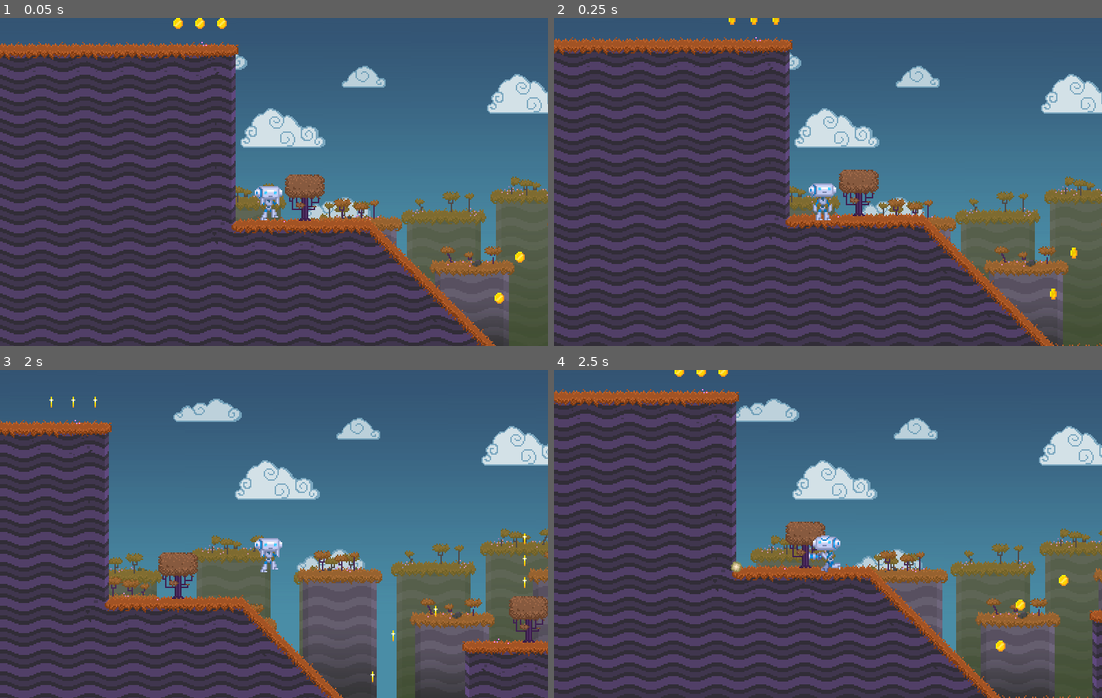
Above: before the commit, frames 1-4 (two rows, left to right).
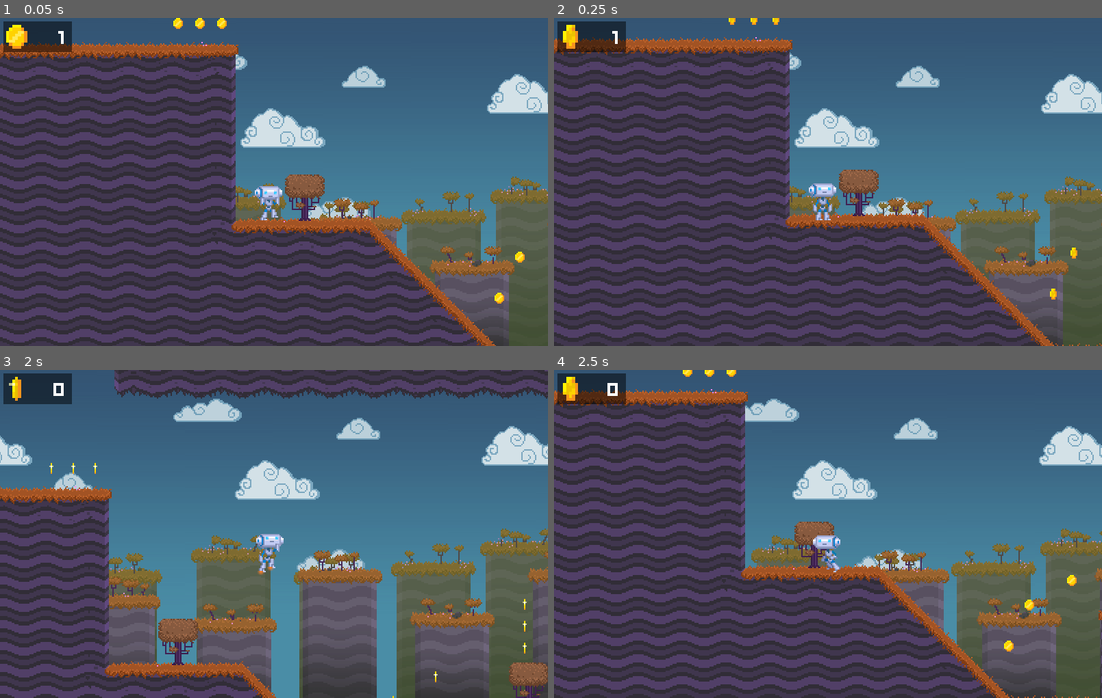
Above: after the commit, the same moments.

Repository: sakurasoooo/2DPlatformerDemo
Game: Godot game, scene res://src/Main/Game.tscn
Same seed, same stepped clock (60 frames per second), same inputs: the game is played once before the commit and once after it.
Inputs:
- Up to frame 1 (0.05 s): no input
- Up to frame 2 (0.25 s): no input
- Up to frame 3 (2 s): hold Tab (splitscreen) 0.53-1.28 s; hold Right (move_right) from 0.53 s (still down); tap Space (shoot) at 0.6 s; tap Up (jump) at 0.77, 1.07, 1.52, 1.55, 1.82 s; tap Tab (splitscreen) at 1.35 s
- Up to frame 4 (2.5 s): release Right (move_right) at 2.03 s; hold Left (move_left) from 2.03 s (still down); tap Up (jump) at 2.1 s; tap Space (shoot) at 2.3 s

The runs differ from the first frame. In frame 1, 1.2% of the frame differs, in the area x 0-14%, y 1-11%; in frame 2, 1.2%; in frame 3, 24%, in the area x 0-100%, y 0-100%; in frame 4, 16%.
Error before the commit: Attempt to call function 'connect' in base 'null instance' on a null instance. (res://src/UserInterface/CoinsCounter.gd:20)
Error after the commit: Attempt to call function 'connect' in base 'null instance' on a null instance. (res://src/UserInterface/CoinsCounter.gd:18)

Commit message:
made modification

Diff:
--- /dev/null
+++ b/Zero/Global.gd
@@ -0,0 +1,4 @@
+extends Node
+
+
+var coins_collected : int = 1
--- a/project.godot
+++ b/project.godot
@@ -61,6 +61,10 @@
 run/main_scene="res://src/Main/Game.tscn"
 config/icon="res://icon.png"
 target_fps="60"
+
+[autoload]
+
+Global="*res://Zero/Global.gd"
 
 [debug]
 
--- a/src/Actors/Enemy.gd
+++ b/src/Actors/Enemy.gd
@@ -1,6 +1,5 @@
 class_name Enemy
 extends Actor
-
 
 enum State {
 	WALKING,
@@ -15,10 +14,16 @@
 onready var sprite = $Sprite
 onready var animation_player = $AnimationPlayer
 
+onready var player_detector_left = $PlayerDetectorLeft
+onready var player_detector_right = $PlayerDetectorRight
+onready var player_detector_top = $PlayerDetectorTop
+
+
 # This function is called when the scene enters the scene tree.
 # We can initialize variables here.
 func _ready():
 	_velocity.x = speed.x
+
 
 # Physics process is a built-in loop in Godot.
 # If you define _physics_process on a node, Godot will call it every frame.
@@ -28,6 +33,7 @@
 # 2. Moves the character.
 # 3. Updates the sprite direction.
 # 4. Updates the animation.
+
 
 # Splitting the physics process logic into functions not only makes it
 # easier to read, it help to change or improve the code later on:
@@ -58,6 +64,17 @@
 	if animation != animation_player.current_animation:
 		animation_player.play(animation)
 
+	if player_detector_top.is_colliding() and _state == State.WALKING:
+		player_detector_top.get_collider().emit_signal("jump_attack")
+		destroy()
+		return
+
+	if player_detector_left.is_colliding() and _state == State.WALKING:
+		player_detector_left.get_collider().emit_signal("got_hurt")
+
+	if player_detector_right.is_colliding() and _state == State.WALKING:
+		player_detector_right.get_collider().emit_signal("got_hurt")
+
 
 func destroy():
 	_state = State.DEAD
--- a/src/Actors/Enemy.tscn
+++ b/src/Actors/Enemy.tscn
@@ -60,74 +60,62 @@
 "values": [ false, true ]
 }
 tracks/4/type = "value"
-tracks/4/path = NodePath("Explosion:process_material:scale")
+tracks/4/path = NodePath("Hit:playing")
 tracks/4/interp = 1
 tracks/4/loop_wrap = true
 tracks/4/imported = false
 tracks/4/enabled = true
 tracks/4/keys = {
-"times": PoolRealArray( 0.6, 1 ),
-"transitions": PoolRealArray( 1, 1 ),
-"update": 0,
-"values": [ 1.0, 4.0 ]
+"times": PoolRealArray( 0.00999999 ),
+"transitions": PoolRealArray( 1 ),
+"update": 1,
+"values": [ true ]
 }
 tracks/5/type = "value"
-tracks/5/path = NodePath("Hit:playing")
+tracks/5/path = NodePath("Explode:playing")
 tracks/5/interp = 1
 tracks/5/loop_wrap = true
 tracks/5/imported = false
 tracks/5/enabled = true
 tracks/5/keys = {
-"times": PoolRealArray( 0.00999999 ),
+"times": PoolRealArray( 0.8 ),
 "transitions": PoolRealArray( 1 ),
 "update": 1,
 "values": [ true ]
 }
-tracks/6/type = "value"
-tracks/6/path = NodePath("Explode:playing")
+tracks/6/type = "method"
+tracks/6/path = NodePath(".")
 tracks/6/interp = 1
 tracks/6/loop_wrap = true
 tracks/6/imported = false
 tracks/6/enabled = true
 tracks/6/keys = {
-"times": PoolRealArray( 0.8 ),
-"transitions": PoolRealArray( 1 ),
-"update": 1,
-"values": [ true ]
-}
-tracks/7/type = "method"
-tracks/7/path = NodePath(".")
+"times": PoolRealArray( 1.5 ),
+"transitions": PoolRealArray( 1 ),
+"values": [ {
+"args": [  ],
+"method": "queue_free"
+} ]
+}
+tracks/7/type = "value"
+tracks/7/path = NodePath(".:collision_layer")
 tracks/7/interp = 1
 tracks/7/loop_wrap = true
 tracks/7/imported = false
 tracks/7/enabled = true
 tracks/7/keys = {
-"times": PoolRealArray( 1.5 ),
-"transitions": PoolRealArray( 1 ),
-"values": [ {
-"args": [  ],
-"method": "queue_free"
-} ]
+"times": PoolRealArray( 0 ),
+"transitions": PoolRealArray( 1 ),
+"update": 1,
+"values": [ 0 ]
 }
 tracks/8/type = "value"
-tracks/8/path = NodePath(".:collision_layer")
+tracks/8/path = NodePath("Sprite:position")
 tracks/8/interp = 1
 tracks/8/loop_wrap = true
 tracks/8/imported = false
 tracks/8/enabled = true
 tracks/8/keys = {
-"times": PoolRealArray( 0 ),
-"transitions": PoolRealArray( 1 ),
-"update": 1,
-"values": [ 0 ]
-}
-tracks/9/type = "value"
-tracks/9/path = NodePath("Sprite:position")
-tracks/9/interp = 1
-tracks/9/loop_wrap = true
-tracks/9/imported = false
-tracks/9/enabled = true
-tracks/9/keys = {
 "times": PoolRealArray( 0, 0.2, 0.4 ),
 "transitions": PoolRealArray( 2.2974, 0.183011, 1 ),
 "update": 0,
@@ -180,7 +168,7 @@
 colors = PoolColorArray( 1, 1, 1, 1, 0, 0, 0, 1 )
 
 [node name="Enemy" type="KinematicBody2D"]
-collision_layer = 2
+collision_layer = 0
 collision_mask = 24
 script = ExtResource( 5 )
 speed = Vector2( 75, 250 )
@@ -247,3 +235,18 @@
 
 [node name="Explode" type="AudioStreamPlayer2D" parent="."]
 stream = ExtResource( 2 )
+
+[node name="PlayerDetectorRight" type="RayCast2D" parent="."]
+position = Vector2( 13.89, -3 )
+enabled = true
+cast_to = Vector2( 1, 0 )
+
+[node name="PlayerDetectorLeft" type="RayCast2D" parent="."]
+position = Vector2( -13.856, -4 )
+enabled = true
+cast_to = Vector2( -1, 0 )
+
+[node name="PlayerDetectorTop" type="RayCast2D" parent="."]
+position = Vector2( 0, -6 )
+enabled = true
+cast_to = Vector2( 0, -7 )
--- a/src/Actors/Player.gd
+++ b/src/Actors/Player.gd
@@ -4,6 +4,12 @@
 
 # warning-ignore:unused_signal
 signal collect_coin()
+#Zero
+signal player_shoot()
+# warning-ignore:unused_signal
+signal got_hurt()
+
+signal jump_attack()
 
 const FLOOR_DETECT_DISTANCE = 20.0
 
@@ -16,6 +22,15 @@
 onready var sound_jump = $Jump
 onready var gun = sprite.get_node(@"Gun")
 
+onready var sprites = $Sprite #Zero
+
+onready var doubleJump = true #Zero
+
+onready var bufferTime = false #Zero
+
+onready var bufferTimeTrigger = false #Zero
+
+onready var jumpAttack = false #Zero
 
 func _ready():
 	# Static types are necessary here to avoid warnings.
@@ -51,17 +66,17 @@
 # - If you split the character into a state machine or more advanced pattern,
 #   you can easily move individual functions.
 func _physics_process(_delta):
-	# Play jump sound
-	if Input.is_action_just_pressed("jump" + action_suffix) and is_on_floor():
+	# Play jump sound #Zero
+	if Input.is_action_just_pressed("jump" + action_suffix) and is_on_floor() or  doubleJump and Input.is_action_just_pressed("jump" + action_suffix):
 		sound_jump.play()
 
 	var direction = get_direction()
 
-	var is_jump_interrupted = Input.is_action_just_released("jump" + action_suffix) and _velocity.y < 0.0
+	var is_jump_interrupted = Input.is_action_just_released("jump" + action_suffix) and _velocity.y < 0.0 #is jumping
 	_velocity = calculate_move_velocity(_velocity, direction, speed, is_jump_interrupted)
 
 	var snap_vector = Vector2.ZERO
-	if direction.y == 0.0:
+	if direction.y == 0.0 and !bufferTime:
 		snap_vector = Vector2.DOWN * FLOOR_DETECT_DISTANCE
 	var is_on_platform = platform_detector.is_colliding()
 	_velocity = move_and_slide_with_snap(
@@ -70,7 +85,7 @@
 
 	# When the character’s direction changes, we want to to scale the Sprite accordingly to flip it.
 	# This will make Robi face left or right depending on the direction you move.
-	if direction.x != 0:
+	if direction.x != 0 and !bufferTime:
 		if direction.x > 0:
 			sprite.scale.x = 1
 		else:
@@ -81,8 +96,13 @@
 	# There are many situations like these where you can reuse existing properties instead of
 	# creating new variables.
 	var is_shooting = false
-	if Input.is_action_just_pressed("shoot" + action_suffix):
+	if Input.is_action_just_pressed("shoot" + action_suffix) && Global.coins_collected > 0: #Zero
 		is_shooting = gun.shoot(sprite.scale.x)
+
+		#Zero
+	if is_shooting:
+		Global.coins_collected -= 1
+		emit_signal("player_shoot")
 
 	var animation = get_new_animation(is_shooting)
 	if animation != animation_player.current_animation and shoot_timer.is_stopped():
@@ -90,12 +110,40 @@
 			shoot_timer.start()
 		animation_player.play(animation)
 
+			#Zero Reset DoubleJump
+	if is_on_floor():
+		doubleJump = true
+
 
 func get_direction():
-	return Vector2(
-		Input.get_action_strength("move_right" + action_suffix) - Input.get_action_strength("move_left" + action_suffix),
-		-1 if is_on_floor() and Input.is_action_just_pressed("jump" + action_suffix) else 0
-	)
+	if !bufferTime :
+		if !jumpAttack:
+			var y = 0
+
+			if is_on_floor() and Input.is_action_just_pressed("jump" + action_suffix):
+				y =  -1
+			elif doubleJump and Input.is_action_just_pressed("jump" + action_suffix):
+				doubleJump = false
+				y =  -0.9
+			else :
+				y = 0
+
+			return Vector2(
+				Input.get_action_strength("move_right" + action_suffix) - Input.get_action_strength("move_left" + action_suffix),
+
+				y # Zero Double Jump
+
+			)
+		else:
+			jumpAttack = false
+			sound_jump.play()
+			return Vector2(sprite.scale.x ,-1)
+	else:
+		if bufferTimeTrigger : # jump once
+			bufferTimeTrigger = false
+			return Vector2(-sprite.scale.x ,-0.7)
+		else:
+			return Vector2(-sprite.scale.x ,0)
 
 
 # This function calculates a new velocity whenever you need it.
@@ -108,6 +156,8 @@
 	):
 	var velocity = linear_velocity
 	velocity.x = speed.x * direction.x
+	if bufferTime:
+		velocity.x *= 0.45
 	if direction.y != 0.0:
 		velocity.y = speed.y * direction.y
 	if is_jump_interrupted:
@@ -132,3 +182,26 @@
 	if is_shooting:
 		animation_new += "_weapon"
 	return animation_new
+
+#Zero
+func _process(delta):
+	if sprites.modulate.r < 1:
+		sprites.modulate.r += 0.9 * delta
+	if sprites.modulate.g < 1:
+		sprites.modulate.g += 0.9 * delta
+	if sprites.modulate.b < 1:
+		sprites.modulate.b += 0.9 * delta
+#Zero
+func _on_Player_got_hurt():
+	if !bufferTime :
+		bufferTime = true
+		bufferTimeTrigger = true
+		sprites.modulate = Color(1,0.2,0.2)
+		set_collision_mask_bit(1,false)
+		yield(get_tree().create_timer(1.0), "timeout")
+		bufferTime = false
+		set_collision_mask_bit(1,true)
+
+
+func _on_Player_jump_attack():
+	jumpAttack = true
--- a/src/Actors/Player.tscn
+++ b/src/Actors/Player.tscn
@@ -278,3 +278,6 @@
 normal = ExtResource( 8 )
 action = "shoot"
 visibility_mode = 1
+
+[connection signal="got_hurt" from="." to="." method="_on_Player_got_hurt"]
+[connection signal="jump_attack" from="." to="." method="_on_Player_jump_attack"]
--- a/src/Main/Game.tscn
+++ b/src/Main/Game.tscn
@@ -1,9 +1,10 @@
-[gd_scene load_steps=5 format=2]
+[gd_scene load_steps=6 format=2]
 
 [ext_resource path="res://src/UserInterface/PauseMenu.tscn" type="PackedScene" id=1]
 [ext_resource path="res://src/Main/Game.gd" type="Script" id=2]
 [ext_resource path="res://src/Level/Level.tscn" type="PackedScene" id=3]
 [ext_resource path="res://src/Actors/Player.tscn" type="PackedScene" id=4]
+[ext_resource path="res://src/UserInterface/CoinsCounter.tscn" type="PackedScene" id=5]
 
 [node name="Game" type="Node"]
 pause_mode = 2
@@ -14,6 +15,11 @@
 [node name="Player" parent="Level" instance=ExtResource( 4 )]
 position = Vector2( 90, 546 )
 
+[node name="InterfaceLayer2" type="CanvasLayer" parent="."]
+layer = 100
+
+[node name="CoinsCounter" parent="InterfaceLayer2" instance=ExtResource( 5 )]
+
 [node name="InterfaceLayer" type="CanvasLayer" parent="."]
 layer = 100
 
--- a/src/Objects/Bullet.gd
+++ b/src/Objects/Bullet.gd
@@ -12,3 +12,4 @@
 func _on_body_entered(body):
 	if body is Enemy:
 		body.destroy()
+		queue_free() #Zero
--- a/src/Objects/Coin.gd
+++ b/src/Objects/Coin.gd
@@ -13,4 +13,5 @@
 # Click the AnimationPlayer node to see the animation timeline.
 func _on_body_entered(_body):
 	animation_player.play("picked")
+	Global.coins_collected += 1 #Zero
 	_body.emit_signal("collect_coin")
--- a/src/UserInterface/CoinsCounter.gd
+++ b/src/UserInterface/CoinsCounter.gd
@@ -1,25 +1,28 @@
 extends Panel
-
-var coins_collected = 0
 
 onready var coins_label = $Label
 
 
 func _ready():
-	coins_label.set_text(str(coins_collected))
+	coins_label.set_text(str(Global.coins_collected))
 	# Static types are necessary here to avoid warnings.
 	var anim_sprite: AnimatedSprite = $AnimatedSprite
 	anim_sprite.play()
 	# Check if the game is in splitscreen mode by checking the scene root name.
-	if get_tree().get_root().get_child(0).name == "Splitscreen":
+	if get_tree().get_root().get_child(1).name == "Splitscreen":
 		var _level_node = get_node(@"../../../../Black/SplitContainer/ViewportContainer1/Viewport1/Level")
 		_level_node.get_node("Player1").connect("collect_coin", self, "_collect_coin")
 		_level_node.get_node("Player2").connect("collect_coin", self, "_collect_coin")
 	else:
-		var _player_path = get_node(@"../../../../Level/Player")
+		var _player_path = get_node(@"/root/Game/Level/Player")
 		_player_path.connect("collect_coin", self, "_collect_coin")
+		_player_path.connect("player_shoot", self, "_fire_coin")
 
 
 func _collect_coin():
-	coins_collected += 1
-	coins_label.set_text(str(coins_collected))
+
+	coins_label.set_text(str(Global.coins_collected))
+
+func _fire_coin():
+
+	coins_label.set_text(str(Global.coins_collected))
--- a/src/UserInterface/CoinsCounter.tscn
+++ b/src/UserInterface/CoinsCounter.tscn
@@ -40,9 +40,6 @@
 theme = ExtResource( 1 )
 custom_styles/panel = SubResource( 1 )
 script = ExtResource( 3 )
-__meta__ = {
-"_edit_use_anchors_": false
-}
 
 [node name="Label" type="Label" parent="."]
 anchor_right = 1.0
